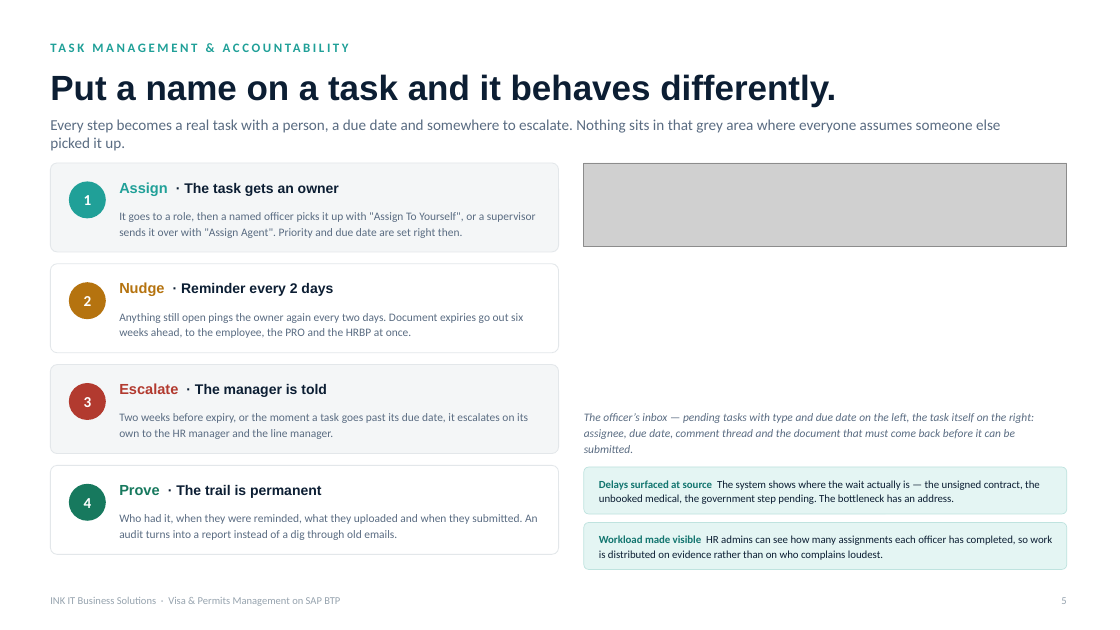
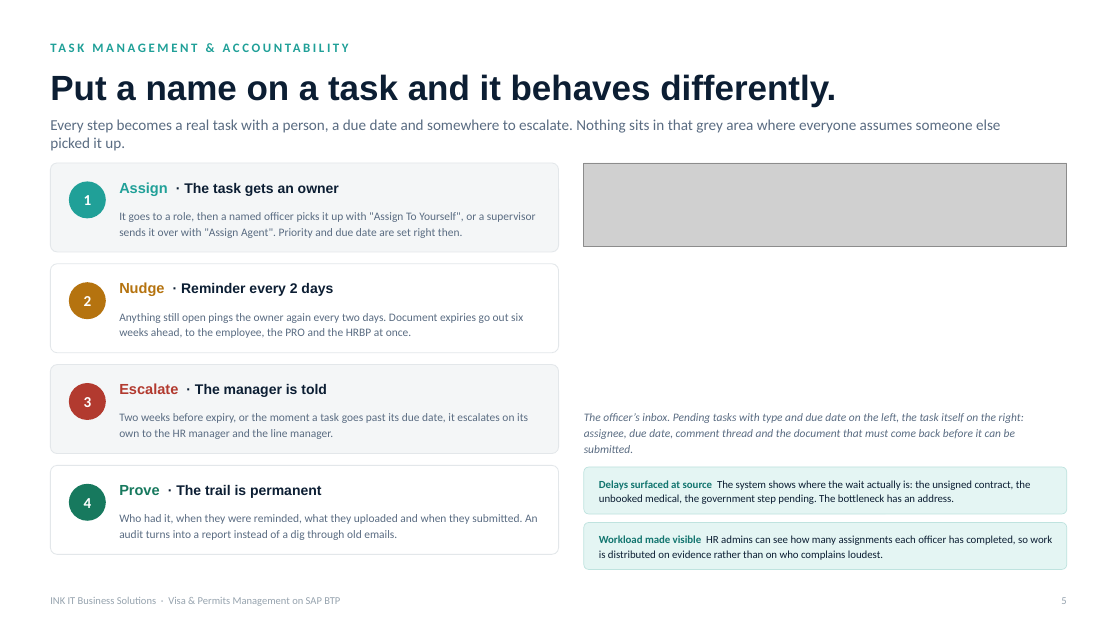
Before and after one commit to cranialblend5/VisaAndPermitsDemo, a slide deck: slide 5 of deck/INK_IT_Visa_and_Permits_GCC.pptx. Drawn at 1120x630 pixels with LibreOffice and Linux fonts; fonts in the diff are those of the drawing; grey boxes stand for pictures. Boxes give left, top, right and bottom in pixels: in the first picture for what was removed or moved away, otherwise in the second. Text is boxed around its words. In the diff, an @@ line names an element or a change of style, - is before the commit and + after.

```diff
--- a/deck/INK_IT_Visa_and_Permits_GCC.pptx
+++ b/deck/INK_IT_Visa_and_Permits_GCC.pptx
@@ text at (x1=584, y1=413, x2=1024, y2=453): text changed @@
-The officer’s inbox — pending tasks with type and due date on the left, the task itself on the right: assignee, due date, comment thread and the document that must come back before it can be submitted.
+The officer’s inbox. Pending tasks with type and due date on the left, the task itself on the right: assignee, due date, comment thread and the document that must come back before it can be submitted.
@@ text at (x1=599, y1=480, x2=1031, y2=504): text changed @@
-Delays surfaced at source The system shows where the wait actually is — the unsigned contract, the unbooked medical, the government step pending. The bottleneck has an address.
+Delays surfaced at source The system shows where the wait actually is: the unsigned contract, the unbooked medical, the government step pending. The bottleneck has an address.
```
Also in this commit, not shown: 6 other slides changed, 6 other files.
